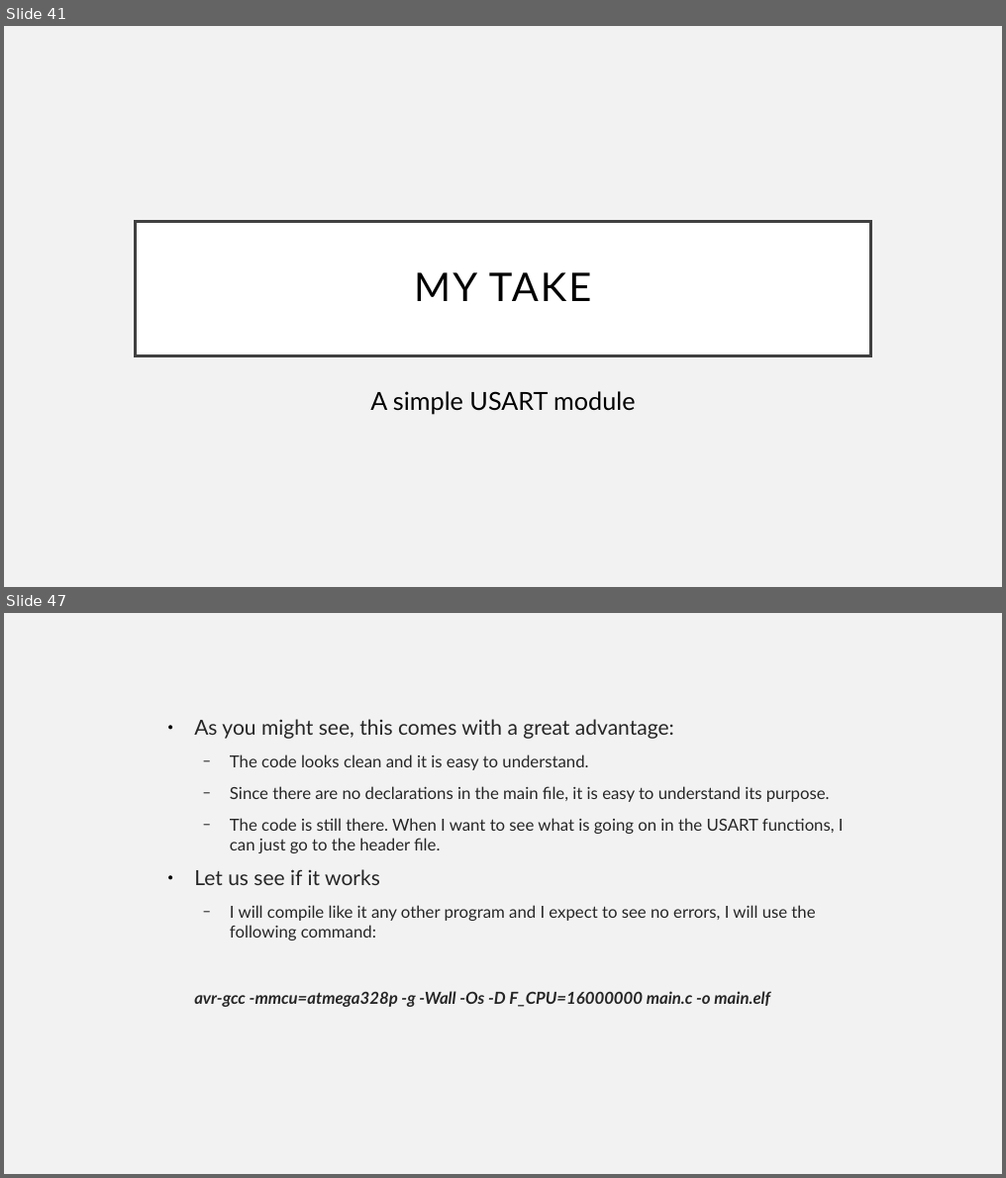
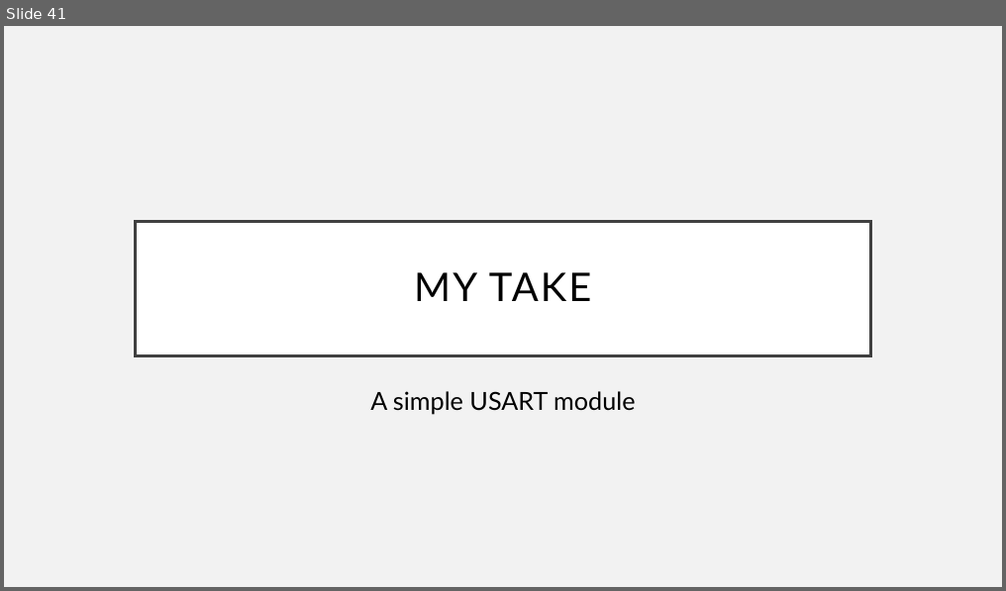
Before and after one commit to Equihua2211/I7266, a slide deck: 001_Slides/08_UART-USART.odp. Shown one above the other, each under a label of ours: slides 41 and 47 before the commit, slide 41 after it; the slides between them are not shown. The pictures are 1006x1178 and 1006x591 pixels, drawn with LibreOffice and Linux fonts; fonts in the diff are those of the drawing. Boxes give left, top, right and bottom in pixels: in the first picture for what was removed or moved away, otherwise in the second. Text is boxed around its words. In the diff, an @@ line names an element or a change of style, - is before the commit and + after.

```diff
--- a/001_Slides/08_UART-USART.odp
+++ b/001_Slides/08_UART-USART.odp
@@ slide 47 removed at (4,613,1002,1174), background #F2F2F2 @@
@@ text removed at (194,719,844,1007) @@
-● As you might see, this comes with a great advantage:
-  − The code looks clean and it is easy to understand.
-  − Since there are no declarations in the main file, it is easy to understand its purpose.
-  − The code is still there. When I want to see what is going on in the USART functions, I can just go to the header file.
-● Let us see if it works
-  − I will compile like it any other program and I expect to see no errors, I will use the following command:
-avr-gcc -mmcu=atmega328p -g -Wall -Os -D F_CPU=16000000 main.c -o main.elf
```
Also in this commit, not shown: 6 slides changed, 6 slides added, 15 other slides removed, 2 other files.
